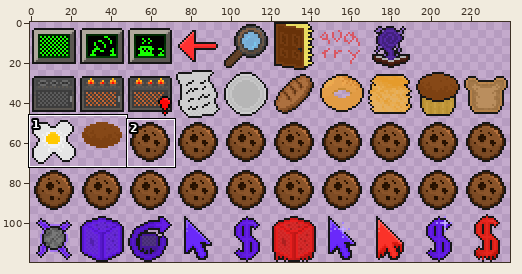
Edited in one commit: sprite sheet (SMS_minSheet.png). Above, an overview of the earlier version with the close-up marked.
Close-up. Old version:
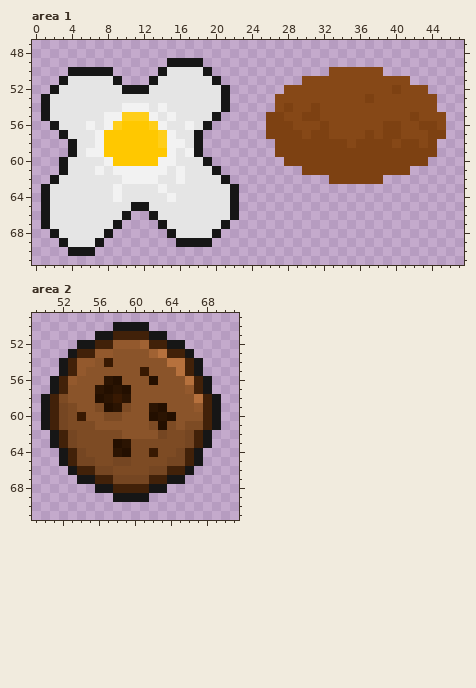
The file is 480x240 pixels, drawn in blocks of 2x2; one block is one cell here. Colours within 5 levels of each other are drawn and written as one. Shown: area 1: x 0..47, y 47..71; area 2: x 49..71, y 49..71. The commit also changed other parts of the picture, which this record leaves out.
Once edited:
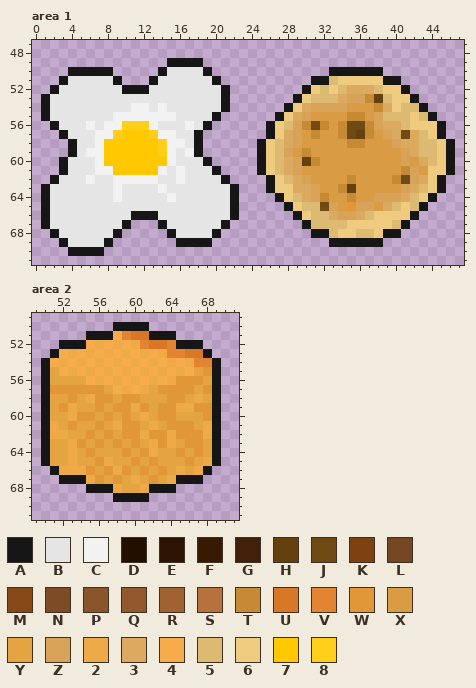
Palette (. is transparent): A #161616  B #e5e5e5  C #f2f2f2  D #230f00  E #2b1402  F #381902  G #412109  H #63400e  J #704a14  K #7d4112  L #754622  M #864817  N #7d4b24  P #8a542a  Q #93592d  R #a06233  S #b6713d  T #c78a34  U #d87826  V #e38432  W #e19737  X #d99b44  Y #e5a442  Z #d8a358  2 #eeaa46  3 #dca960  4 #f6ac4b  5 #dcba71  6 #eecb7f  7 #ffc800  8 #ffce1a
Diff:
Changed rows in their new state; - is an unchanged pixel.
Area 1:
first column x 6:
50 ---------------------------AAAAAA--------
51 ------------------------.AA566666AA.-----
52 ----------------------..A6565333566A..---
53 ---------------------..A65553ZZTH566A..--
54 ----B----------------.A63ZZZZXXXT3655A.--
55 --B-CCC-C-----------.A63ZXXXXTTXZ55565A.-
56 ---C888CB-----------A65ZTJTXTJJTZ335666A-
57 --C8---8C-----------A63ZXTXXTJHTXZ3J356A-
58 -------------------A653ZXXXXXTTXXXZ33556A
59 --------8----------A65ZXTXXXXXXXXXXZ3556A
60 -C7-----7----------A653ZHTXXXXXXXXXZX356A
61 --C77777-----------A653ZXXXXXXXXXXXTZX66A
62 C--C----------------A653ZXXXXTXXXXTJZ36A-
63 --------------------A6633ZXXTHXXXXXZ356A-
64 ---------------------A653ZTXXTXXZZZ356A--
65 -----BB---------------A655JZXWZZX3565A---
66 ----BAA----------------A6553ZZ356666A----
67 ---BA-------------------A5555666665A-----
68 --BA---------------------AA566556AA------
69 -BA------------------------AAAAAA--------
70 -A---------------------------------------
Area 2:
first column x 50:
51 -----A--4VUU--A-----
52 --AA-424242VUUV-AA--
53 -A424242424242VVUUA-
54 A4242424242424242VVA
55 AY424242424242424YWA
56 AYYYY4242424242WWWYA
57 AWWWWWWY4242YWWWWYWA
58 -YYWY2WWYWWYYYWWY2Y-
59 -YW2YYWYWW2WYWW22WW-
60 -YY2WWYWYWY2YWWYYYW-
61 -2YWYYWY2WWY2YWWWY2-
62 A22YYWYWYWW2WW2WWW2A
63 AYY2WYWYWYWY2W2YWWYA
64 AYY2YWYYYWYW2YYWYWYA
65 AYY2YYW2YYWYWYYYWY2A
66 -A222WYW2WYWYWY2Y2A-
67 --AA-2WYWY2YWY2-AA--
68 -----A--2YY2--A-----
Boxes around the changes in both close-ups, in picture pixels (x1, y1, x2, y2):
changed: (257, 67, 455, 247)
changed: (86, 103, 167, 256)
changed: (41, 331, 221, 493)
